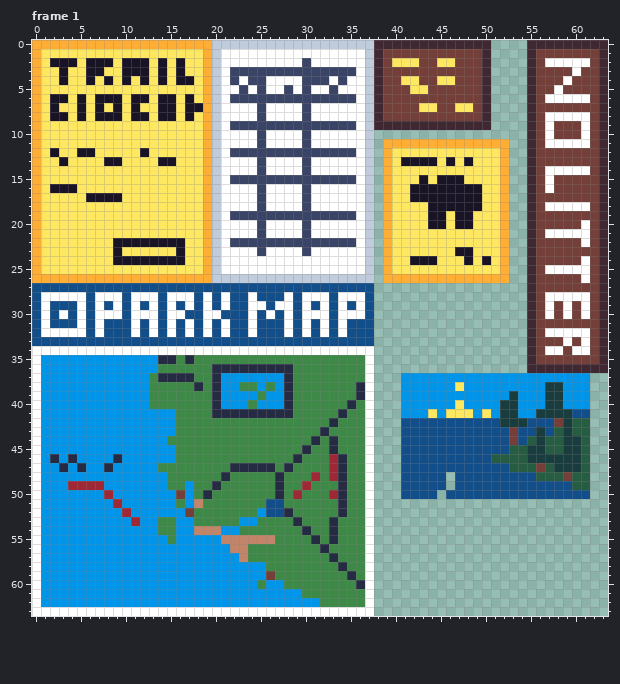
File history of a pixel-art file, GameLabGame/Assets/Sprites/signs.aseprite. That is the earlier state.
64x64 pixels, 3 frames. Shown: frame 1. The commit also changed other frames, which this record leaves out.
And afterwards:
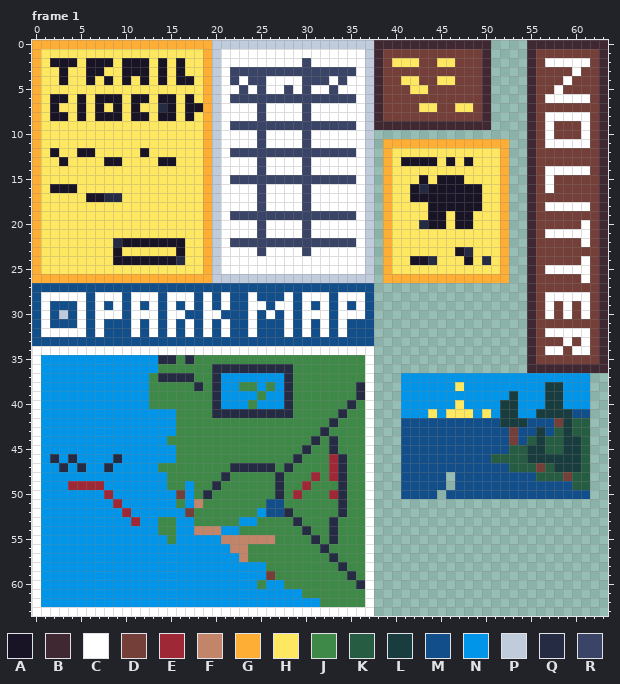
Palette (. is transparent): A #181425  B #3f2832  C #ffffff  D #743f39  E #9e2835  F #c28569  G #feae34  H #fee761  J #3e8948  K #265c42  L #193c3e  M #124e89  N #0095e9  P #c0cbdc  Q #262b44  R #3a4466
From old to new:
--- frame 1
@@ x 12..16 @@
  6 AHAAH
- 7 HHAAH
+ 7 HHQAH
  8 AHAAH
@@ x 0..63 @@
 15 GHHHHHHHHHHHHHHHHHHGPCRRRRRRRRRRRRRRCP.GHHHAHAAAHHHHG..BDCDDDDDB
-16 GHAAAHHHHHHHHHHHHHHGPCCCCRCCCCRCCCCCCP.GHHAAAAAAAAHHG..BDCDDDDDB
-17 GHHHHHAAAAHHHHHHHHHGPCCCCRCCCCRCCCCCCP.GHHAAAAAAAAHHG..BDDDDDDDB
+16 GHAAAHHHHHHHHHHHHHHGPCCCCRCCCCRCCCCCCP.GHHAQAAAAAAHHG..BDCDDDDDB
+17 GHHHHHAAQQHHHHHHHHHGPCCCCRCCCCRCCCCCCP.GHHAAAAAAAAHHG..BDDDDDDDB
 18 GHHHHHHHHHHHHHHHHHHGPCCCCRCCCCRCCCCCCP.GHHHHAAAAAAHHG..BDCCCCCDB
 19 GHHHHHHHHHHHHHHHHHHGPCRRRRRRRRRRRRRRCP.GHHHHAAHAAHHHG..BDDDDDDDB
-20 GHHHHHHHHHHHHHHHHHHGPCCCCRCCCCRCCCCCCP.GHHHHAAHAAHHHG..BDDDDDCDB
+20 GHHHHHHHHHHHHHHHHHHGPCCCCRCCCCRCCCCCCP.GHHHQAAHAAHHHG..BDDDDDCDB
 21 GHHHHHHHHHHHHHHHHHHGPCCCCRCCCCRCCCCCCP.GHHHHHHHHHHHHG..BDCCCCCDB
-22 GHHHHHHHHAAAAAAAAHHGPCRRRRRRRRRRRRRRCP.GHHHHHHHHHHHHG..BDDDDDCDB
-23 GHHHHHHHHAHHHHHHAHHGPCCCCRCCCCRCCCCCCP.GHHHHHHHAAHHHG..BDDDDDDDB
-24 GHHHHHHHHAAAAAAAAHHGPCCCCCCCCCCCCCCCCP.GHHAAAHHHAHAHG..BDDDDDCDB
+22 GHHHHHHHHQAAAAAAAHHGPCRRRRRRRRRRRRRRCP.GHHHHHHHHHHHHG..BDDDDDCDB
+23 GHHHHHHHHAHHHHHHAHHGPCCCCRCCCCRCCCCCCP.GHHHHHHHAQHHHG..BDDDDDDDB
+24 GHHHHHHHHAAAAAAAQHHGPCCCCCCCCCCCCCCCCP.GHHAAQHHHAHQHG..BDDDDDCDB
 25 GHHHHHHHHHHHHHHHHHHGPCCCCCCCCCCCCCCCCP.GHHHHHHHHHHHHG..BDCCCCCDB
@@ x 1..5 @@
 29 CMMMC
-30 CMCMC
+30 CMPMC
 31 CMMMC
